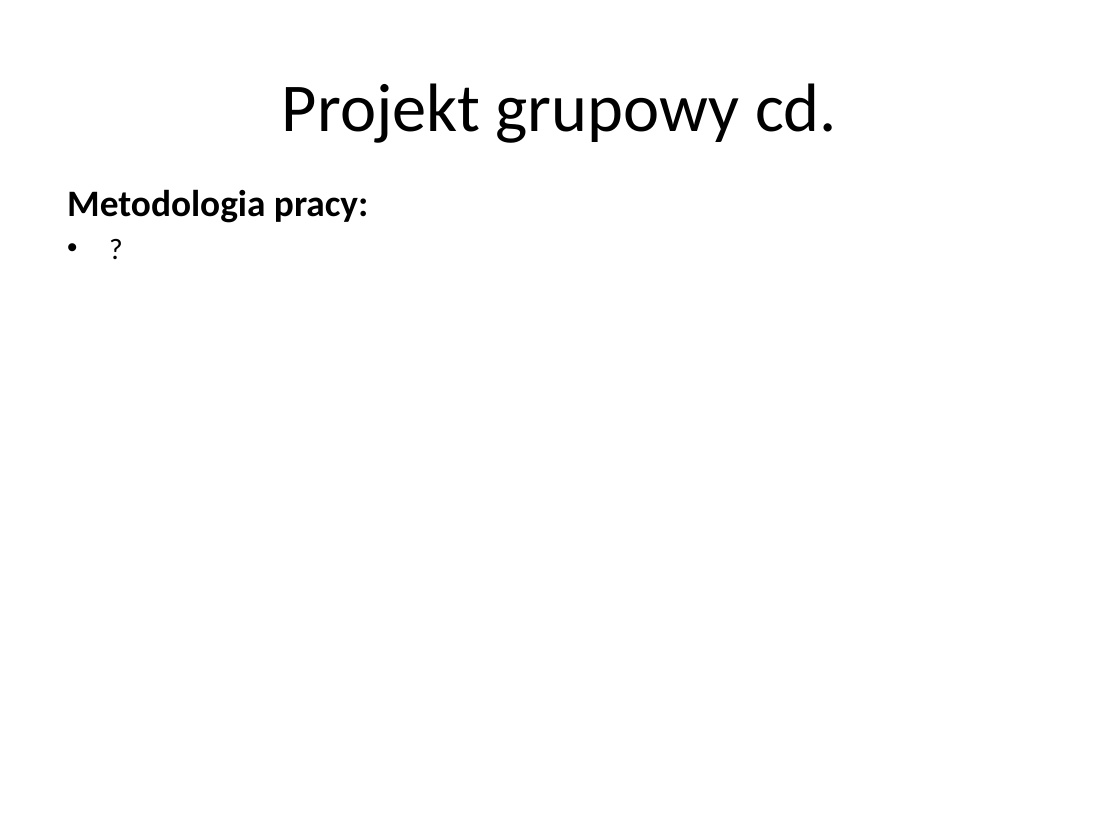
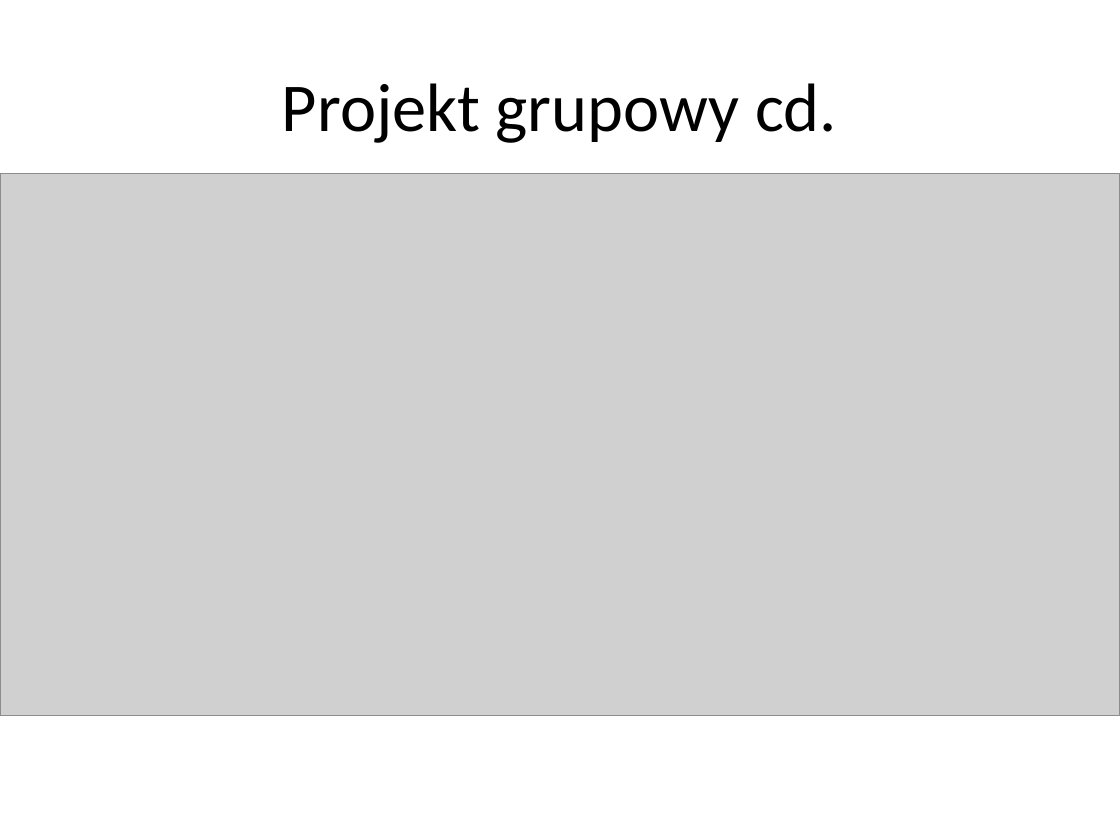
Before and after one commit to PoVerGrr/BGD-Projekt, a slide deck: slide 7 of Riak_BGD.pptx. Drawn at 1120x840 pixels with LibreOffice and Linux fonts; fonts in the diff are those of the drawing; grey boxes stand for pictures; background and template pictures are left out. Boxes give left, top, right and bottom in pixels: in the first picture for what was removed or moved away, otherwise in the second. Text is boxed around its words. In the diff, an @@ line names an element or a change of style, - is before the commit and + after.

Commit message:
Updated presentation

```diff
--- a/Riak_BGD.pptx
+++ b/Riak_BGD.pptx
@@ picture added at (0,174,1120,716) @@
@@ text removed at (67,189,368,223) @@
-Metodologia pracy:
-• ?
```
Also in this commit, not shown: 1 other slide changed, 3 slides added.
